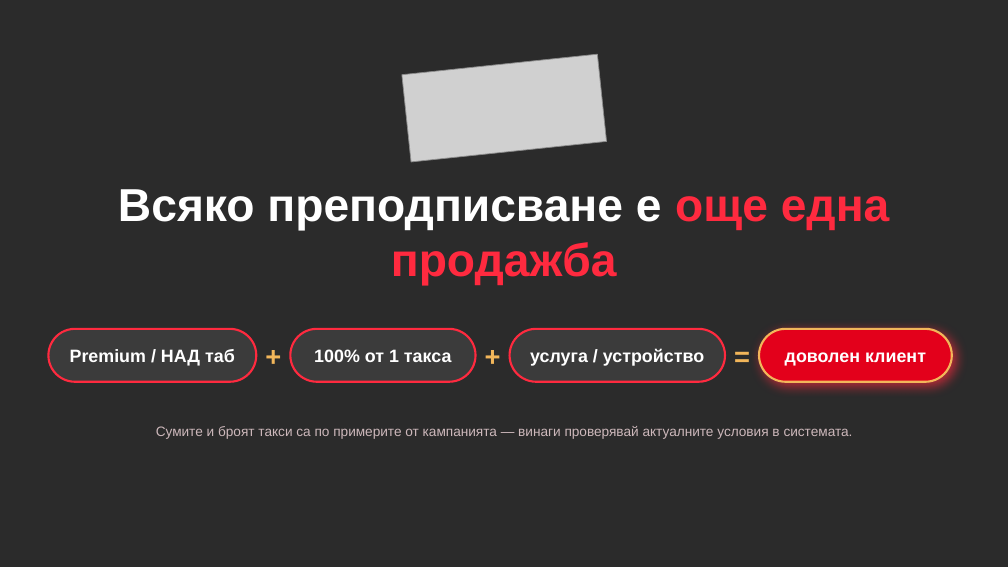
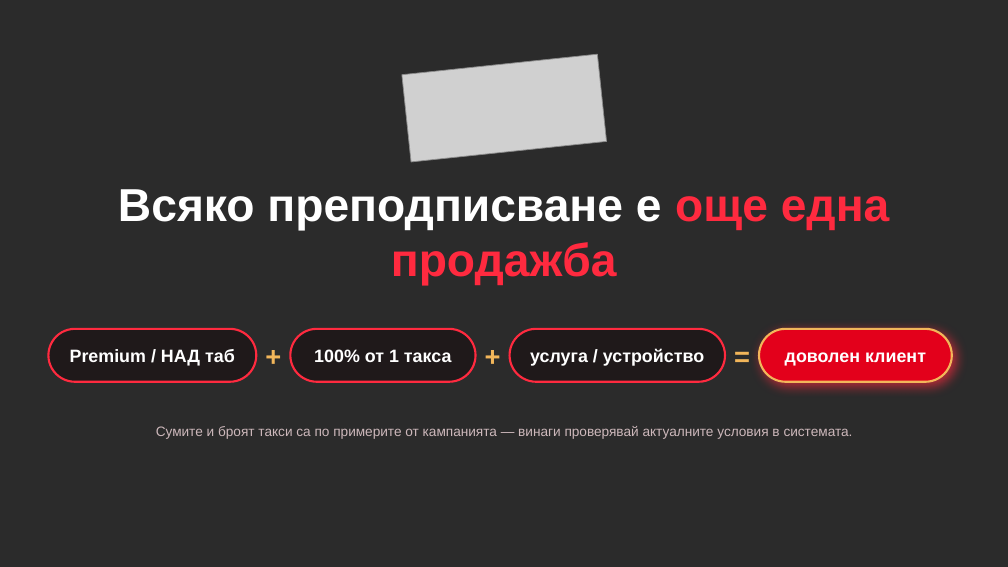
Before and after one commit to kemblix/phonetradebg, a slide deck: slide 16 of Black-Friday-Prepodpisvane.pptx. Drawn at 1008x567 pixels with LibreOffice and Linux fonts; fonts in the diff are those of the drawing; grey boxes stand for pictures; background and template pictures are left out; a plain dark background stands for a picture behind light text. Boxes give left, top, right and bottom in pixels: in the first picture for what was removed or moved away, otherwise in the second. Text is boxed around its words. In the diff, an @@ line names an element or a change of style, - is before the commit and + after.

```diff
--- a/Black-Friday-Prepodpisvane.pptx
+++ b/Black-Friday-Prepodpisvane.pptx
@@ fill #FFFFFF at 8% opacity to #1F191A in 3 elements at (x1=48, y1=329, x2=256, y2=382), (x1=290, y1=329, x2=476, y2=382), (x1=510, y1=329, x2=725, y2=382) @@
```
Also in this commit, not shown: 14 other slides changed, 1 other file.
